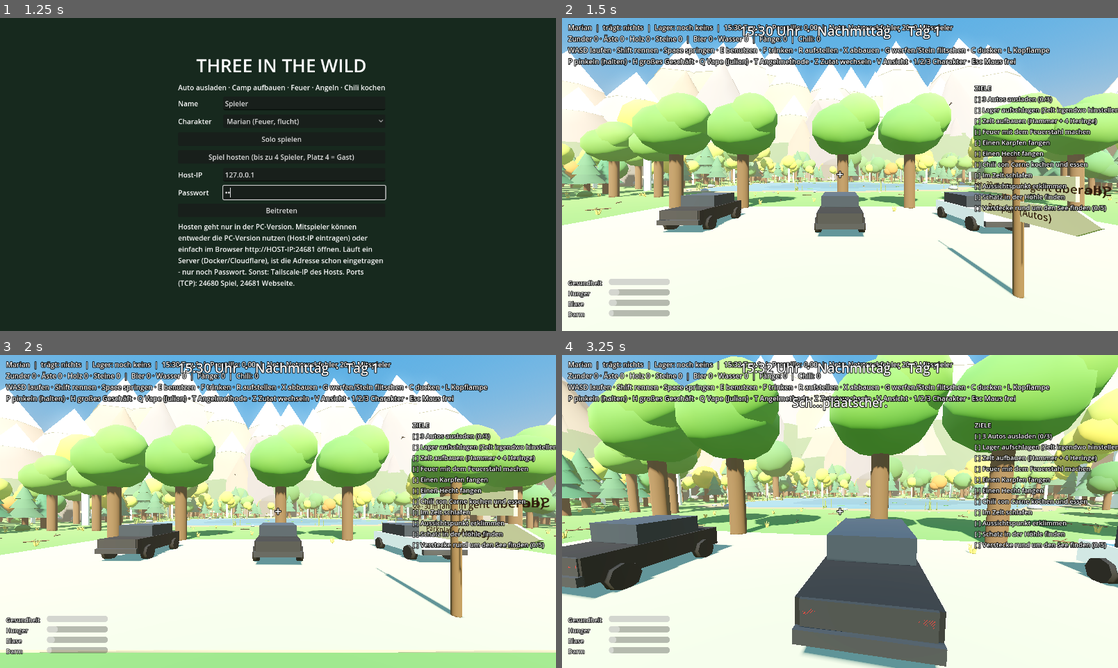
Above: before the commit, frames 1-4 (two rows, left to right).
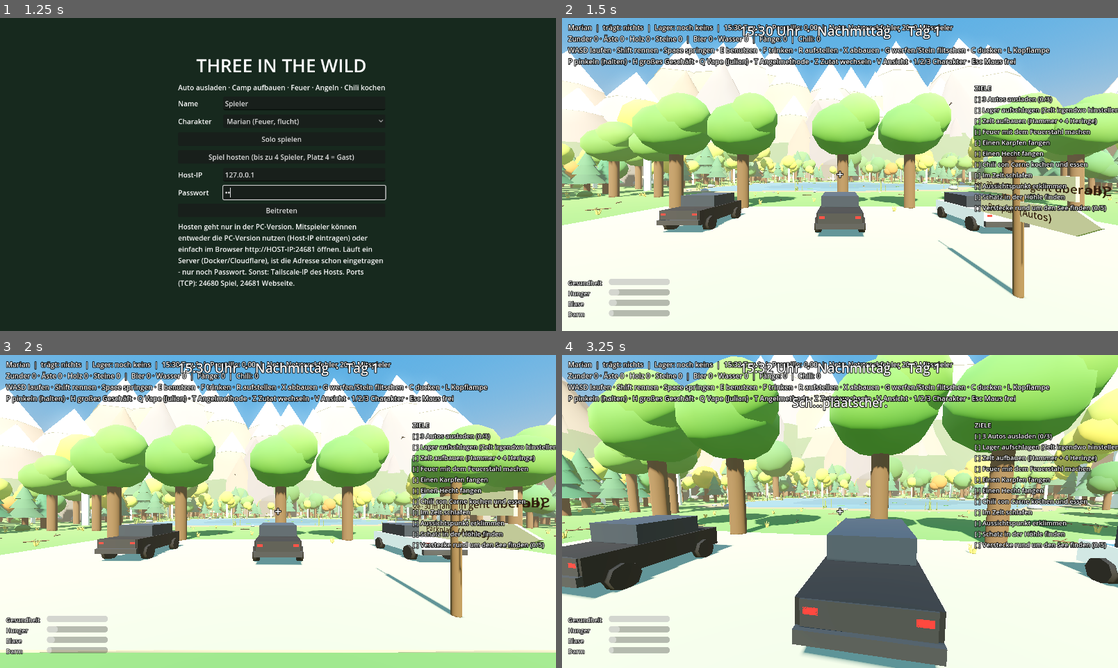
Above: after the commit, the same moments.

Repository: 7ulez/three-in-the-wild
Game: Godot game, scene res://menu.tscn
Two runs of this game, one before a commit and one after it. Both use one fixed random seed, a clock stepped at 60 frames per second and the inputs below.
Inputs (mouse positions are in pixels of both pictures, inside the frame that each line leads up to):
- Up to frame 1 (1.25 s): click (305, 193) at 0.52 s; type "12" at 0.6 s
- Up to frame 2 (1.5 s): click "Spiel hosten (bis zu 4 Spiele…" at 1.25 s
- Up to frame 3 (2 s): no input
- Up to frame 4 (3.25 s): tap Enter at 2 s; move the mouse to (867, 511) at 2.02 s; hold W from 2.03 s (still down); tap T at 2.1 s; click (867, 511) at 2.17 s; tap Space at 2.27, 3.02 s; move the mouse to (812, 511) at 2.77 s; tap P at 2.85 s

Frame 1 is identical in both runs. In frame 2, less than 0.1% of the frame differs, in the area x 0-92%, y 10-65%; in frame 3, less than 0.1%; in frame 4, 0.2%, in the area x 0-91%, y 0-88%.

Commit message:
Browser-Version: Welt wird wieder angezeigt
Im Browser (WebGL) zeichnet Godot ab ca. 1500 Einzel-Meshes nichts mehr
ausser dem Himmel. Neuer Batcher fasst unbewegliche Einzelteile beim Start
zu wenigen Meshes zusammen (2364 -> 533), die Welt sieht identisch aus.

Co-Authored-By: Claude Opus 5.5 <noreply@anthropic.com>
Claude-Session: https://claude.ai/code/session_01FicyMBshYtiCihkErSPQQ5

Diff:
--- /dev/null
+++ b/batcher.gd
@@ -0,0 +1,175 @@
+class_name Batcher
+extends RefCounted
+## Fasst viele kleine, unbewegliche Einzelteile (Kisten, Kegel, Kugeln) zu wenigen
+## großen Meshes zusammen. Die Welt sieht genauso aus, braucht aber nur einen
+## Bruchteil der Zeichenaufrufe. Im Browser (WebGL) ist das nötig, weil dort ab
+## etwa 1500 Einzel-Meshes gar nichts mehr gezeichnet wird.
+##
+## Sicherheitsregeln: Teile, auf die ein Skript eine Referenz hält (z. B. ein Deckel,
+## der auf- und zugeht), die unsichtbar sind, in einer Gruppe stecken oder ein
+## besonderes Material haben (leuchtend, durchsichtig, Textur), bleiben unangetastet.
+
+
+static func run(world: Node) -> int:
+	var refs := {}
+	_collect_refs(world, refs)
+	var groups := {}   # target node -> { key -> Array[MeshInstance3D] }
+	var stack: Array = [world]
+	while stack.size() > 0:
+		var n: Node = stack.pop_back()
+		if n is CharacterBody3D:
+			continue   # Spielerfiguren & Co. nie anfassen
+		for c in n.get_children():
+			stack.append(c)
+		if n is MeshInstance3D and _eligible(n as MeshInstance3D, refs):
+			var target := _target_for(n, world, refs)
+			if target == null:
+				continue
+			var mi := n as MeshInstance3D
+			var m := mi.material_override as StandardMaterial3D
+			var key := "%.2f|%d" % [m.roughness, mi.cast_shadow]
+			if not groups.has(target):
+				groups[target] = {}
+			var g: Dictionary = groups[target]
+			if not g.has(key):
+				g[key] = []
+			(g[key] as Array).append(mi)
+	var removed := 0
+	for target in groups:
+		var g: Dictionary = groups[target]
+		for key in g:
+			var list: Array = g[key]
+			if list.size() < 2:
+				continue
+			removed += _merge(target as Node3D, list)
+	return removed
+
+
+static func _collect_refs(world: Node, refs: Dictionary) -> void:
+	var stack: Array = [world]
+	while stack.size() > 0:
+		var n: Node = stack.pop_back()
+		for c in n.get_children():
+			stack.append(c)
+		if n.get_script() == null:
+			continue
+		for p in n.get_property_list():
+			if not (int(p["usage"]) & PROPERTY_USAGE_SCRIPT_VARIABLE):
+				continue
+			_add_ref(n.get(p["name"]), refs, 0)
+
+
+static func _add_ref(v: Variant, refs: Dictionary, depth: int) -> void:
+	if depth > 3:
+		return
+	if v is Node:
+		refs[v] = true
+	elif v is Array:
+		for e in v:
+			_add_ref(e, refs, depth + 1)
+	elif v is Dictionary:
+		for k in v:
+			_add_ref(k, refs, depth + 1)
+			_add_ref(v[k], refs, depth + 1)
+
+
+static func _eligible(mi: MeshInstance3D, refs: Dictionary) -> bool:
+	if refs.has(mi) or mi.get_script() != null or not mi.visible:
+		return false
+	if mi.get_groups().size() > 0 or mi.get_child_count() > 0:
+		return false
+	if mi.mesh == null or mi.mesh.get_surface_count() != 1 or mi.material_overlay != null:
+		return false
+	if mi.get_surface_override_material_count() > 0 and mi.get_surface_override_material(0) != null:
+		return false
+	var m := mi.material_override as StandardMaterial3D
+	if m == null or m.get_class() != "StandardMaterial3D":
+		return false
+	if m.transparency != BaseMaterial3D.TRANSPARENCY_DISABLED or m.emission_enabled:
+		return false
+	if m.albedo_texture != null or m.vertex_color_use_as_albedo or m.metallic > 0.0:
+		return false
+	if m.shading_mode != BaseMaterial3D.SHADING_MODE_PER_PIXEL or m.cull_mode != BaseMaterial3D.CULL_BACK:
+		return false
+	if m.albedo_color.a < 0.999 or m.no_depth_test or m.billboard_mode != BaseMaterial3D.BILLBOARD_DISABLED:
+		return false
+	if m.next_pass != null or m.normal_enabled or m.rim_enabled:
+		return false
+	var prim: int = mi.mesh.surface_get_primitive_type(0) if mi.mesh is ArrayMesh else Mesh.PRIMITIVE_TRIANGLES
+	if prim != Mesh.PRIMITIVE_TRIANGLES:
+		return false
+	return true
+
+
+## Der Knoten, der sich als Ganzes bewegt / entfernt wird: nächster Vorfahre mit
+## Skript, Physik-Körper oder Referenz. Dort wird das zusammengefasste Mesh angehängt.
+static func _target_for(mi: Node, world: Node, refs: Dictionary) -> Node3D:
+	var a: Node = mi.get_parent()
+	while a != null:
+		if a == world or a.get_script() != null or a is CollisionObject3D or refs.has(a):
+			return a as Node3D
+		if not (a is Node3D) or not (a as Node3D).visible:
+			return null
+		a = a.get_parent()
+	return null
+
+
+static func _merge(target: Node3D, list: Array) -> int:
+	var inv := target.global_transform.affine_inverse()
+	var verts := PackedVector3Array()
+	var norms := PackedVector3Array()
+	var cols := PackedColorArray()
+	var idx := PackedInt32Array()
+	var first := list[0] as MeshInstance3D
+	var rough := (first.material_override as StandardMaterial3D).roughness
+	var shadow := first.cast_shadow
+	for e in list:
+		var mi := e as MeshInstance3D
+		var arr: Array = mi.mesh.surface_get_arrays(0)
+		var pv: PackedVector3Array = arr[Mesh.ARRAY_VERTEX]
+		var pn: PackedVector3Array = arr[Mesh.ARRAY_NORMAL] if arr[Mesh.ARRAY_NORMAL] != null else PackedVector3Array()
+		var pi: PackedInt32Array = arr[Mesh.ARRAY_INDEX] if arr[Mesh.ARRAY_INDEX] != null else PackedInt32Array()
+		var xf: Transform3D = inv * mi.global_transform
+		var nb: Basis = xf.basis.inverse().transposed()
+		var flip := xf.basis.determinant() < 0.0
+		var col: Color = (mi.material_override as StandardMaterial3D).albedo_color
+		var base := verts.size()
+		for i in range(pv.size()):
+			verts.append(xf * pv[i])
+			norms.append((nb * pn[i]).normalized() if i < pn.size() else Vector3.UP)
+			cols.append(col)
+		if pi.is_empty():
+			for i in range(0, pv.size() - 2, 3):
+				if flip:
+					idx.append_array([base + i, base + i + 2, base + i + 1])
+				else:
+					idx.append_array([base + i, base + i + 1, base + i + 2])
+		else:
+			for i in range(0, pi.size() - 2, 3):
+				if flip:
+					idx.append_array([base + pi[i], base + pi[i + 2], base + pi[i + 1]])
+				else:
+					idx.append_array([base + pi[i], base + pi[i + 1], base + pi[i + 2]])
+	var arrays := []
+	arrays.resize(Mesh.ARRAY_MAX)
+	arrays[Mesh.ARRAY_VERTEX] = verts
+	arrays[Mesh.ARRAY_NORMAL] = norms
+	arrays[Mesh.ARRAY_COLOR] = cols
+	arrays[Mesh.ARRAY_INDEX] = idx
+	var am := ArrayMesh.new()
+	am.add_surface_from_arrays(Mesh.PRIMITIVE_TRIANGLES, arrays)
+	var mat := StandardMaterial3D.new()
+	mat.vertex_color_use_as_albedo = true
+	mat.vertex_color_is_srgb = true
+	mat.roughness = rough
+	var out := MeshInstance3D.new()
+	out.name = "Batched"
+	out.mesh = am
+	out.material_override = mat
+	out.cast_shadow = shadow
+	target.add_child(out)
+	for e in list:
+		var mi := e as MeshInstance3D
+		mi.get_parent().remove_child(mi)
+		mi.free()
+	return list.size() - 1
--- a/main.gd
+++ b/main.gd
@@ -53,6 +53,7 @@
 	var sfx := Sfx.new()
 	sfx.name = "Sfx"
 	add_child(sfx)
+	Batcher.run(self)
 	player = Player.new()
 	player.character_name = Game.start_char
 	add_child(player)
Not shown, changed: web/index.html
Not shown, changed: web/index.js.gz
Not shown, changed: web/index.pck
Not shown, changed: web/index.pck.gz
Not shown, changed: web/index.wasm.gz
